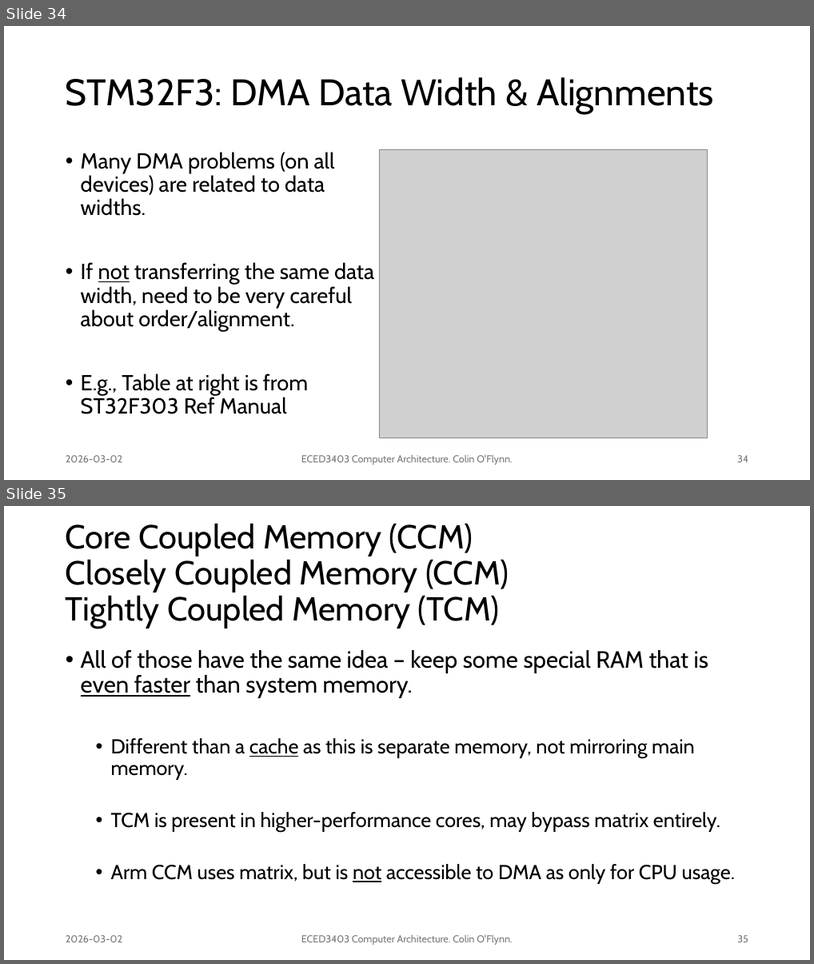
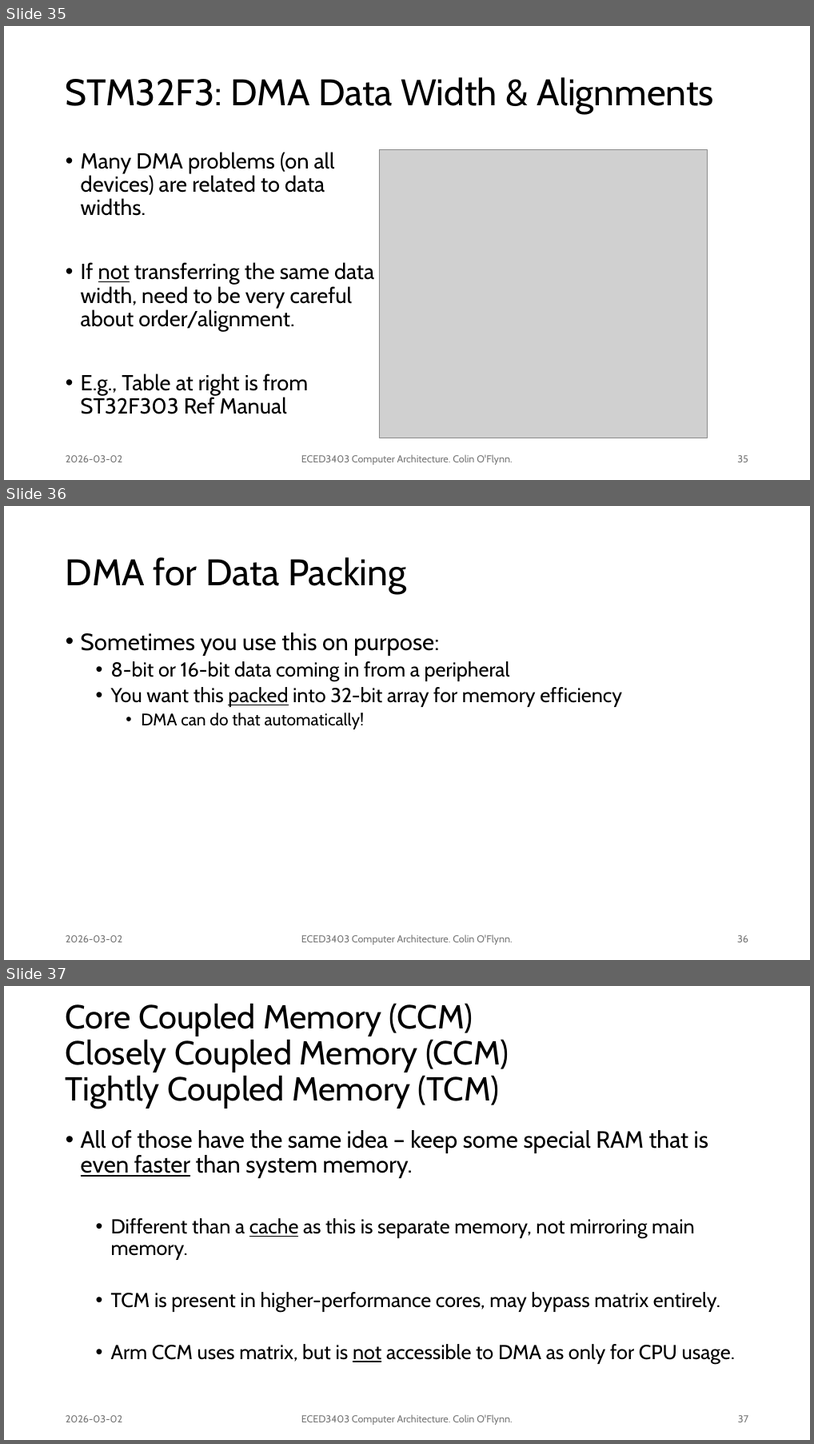
Before and after one commit to colinoflynn/eced3403-computer-architecture, a slide deck: slides/3403 - 4.1 - Memory Busses.pptx. Shown one above the other, each under a label of ours: slides 34 and 35 before the commit, slides 35, 36 and 37 after it. The pictures are 814x964 and 814x1444 pixels, drawn with LibreOffice and Linux fonts; fonts in the diff are those of the drawing; grey boxes stand for pictures. Boxes give left, top, right and bottom in pixels: in the first picture for what was removed or moved away, otherwise in the second. Text is boxed around its words. In the diff, an @@ line names an element or a change of style, - is before the commit and + after.

Commit message:
Sync small changes in memory buffer slides

```diff
--- a/slides/3403 - 4.1 - Memory Busses.pptx
+++ b/slides/3403 - 4.1 - Memory Busses.pptx
@@ slide 36 added at bbox=[4, 506, 810, 960], background #FFFFFF @@
@@ title added at bbox=[66, 557, 406, 594], 44 pt, text #000000 @@
+DMA for Data Packing
@@ text added at bbox=[81, 632, 622, 729], 24 pt, text #000000 @@
+• Sometimes you use this on purpose:
+  • 8-bit or 16-bit data coming in from a peripheral
+  • You want this packed into 32-bit array for memory efficiency
+    • DMA can do that automatically!
@@ text added at bbox=[66, 935, 122, 942], 12 pt, text #797979 @@
+2026-03-02
@@ text added at bbox=[302, 934, 512, 944], 12 pt, text #797979 @@
+ECED3403 Computer Architecture. Colin O'Flynn.
@@ page number added at bbox=[738, 935, 749, 942], 12 pt, text #797979 @@
+36
@@ what was slide 34 is now slide 35 @@
@@ page number at bbox=[738, 455, 749, 462]: text changed @@
-34
+35
@@ what was slide 35 is now slide 37 @@
@@ page number at bbox=[738, 1415, 749, 1422]: text changed @@
-35
+37
```
Also in this commit, not shown: 30 slides changed, 4 other slides added.
